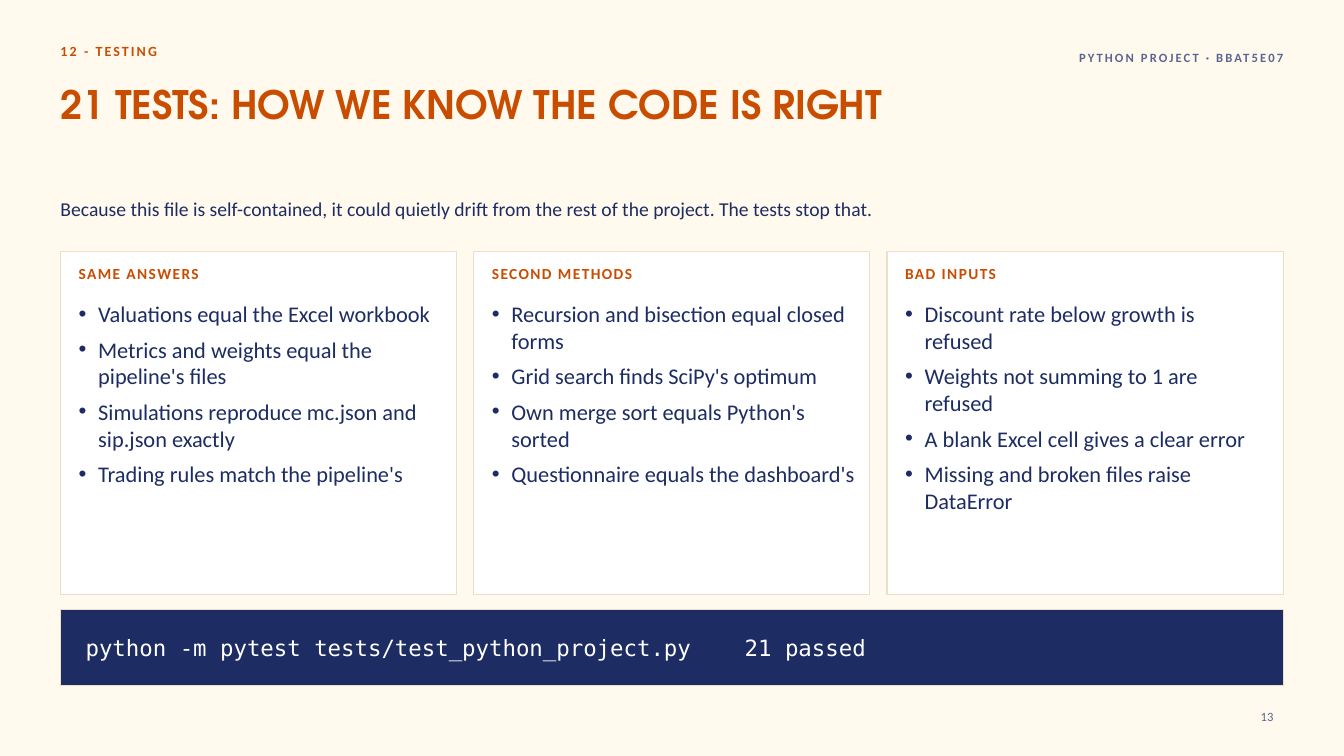
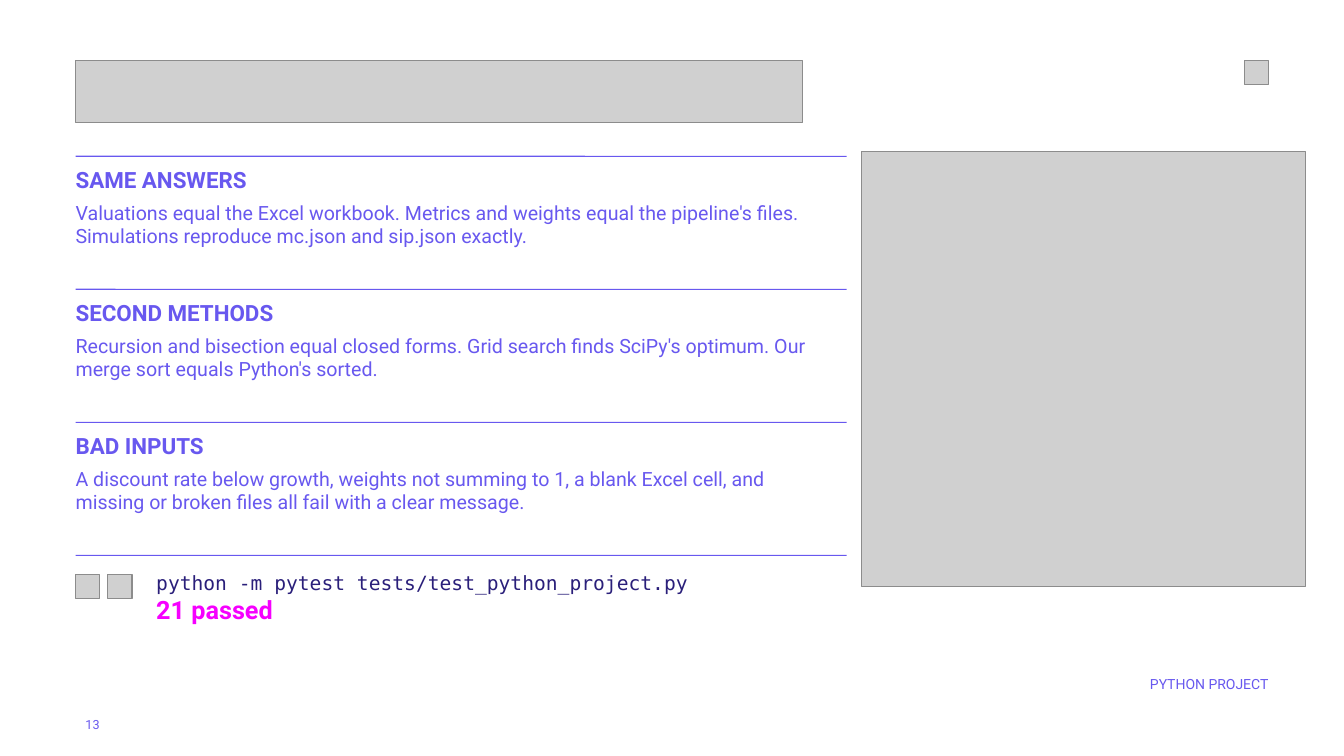
Before and after one commit to xXcromsom/sa-portfolio, a slide deck: slide 13 of deliverables/out/Python_Project_Deck.pptx. Drawn at 1344x756 pixels with LibreOffice and Linux fonts; fonts in the diff are those of the drawing; grey boxes stand for pictures; background and template pictures are left out. Boxes give left, top, right and bottom in pixels: in the first picture for what was removed or moved away, otherwise in the second. Text is boxed around its words. In the diff, an @@ line names an element or a change of style, - is before the commit and + after.

```diff
--- a/deliverables/out/Python_Project_Deck.pptx
+++ b/deliverables/out/Python_Project_Deck.pptx
@@ background #FFFAED to #FFFFFF @@
@@ text removed at <box>60,47,157,56</box> @@
-12 - TESTING
@@ title removed at <box>60,89,882,120</box> @@
-21 TESTS: HOW WE KNOW THE CODE IS RIGHT
@@ picture added at <box>76,60,803,123</box> @@
@@ picture added at <box>1244,60,1268,85</box> @@
@@ text "SAME ANSWERS": place and size @@
-text "SAME ANSWERS" at <box>79,269,198,279</box>
+text "SAME ANSWERS" at <box>76,172,247,188</box>
@@ line added from (76, 156) to (847, 156), #6858EF 0.75 pt @@
@@ picture added at <box>862,151,1306,587</box> @@
@@ text removed at <box>60,202,872,220</box> @@
-Because this file is self-contained, it could quietly drift from the rest of the project. The tests stop that.
@@ text at <box>76,205,798,247</box>: text changed; size 16 to 14 pt; font Calibri to Roboto; text colour #1D2C62 to #6858EF @@
-• Valuations equal the Excel workbook
-• Metrics and weights equal the pipeline's files
-• Simulations reproduce mc.json and sip.json exactly
-• Trading rules match the pipeline's
+Valuations equal the Excel workbook. Metrics and weights equal the pipeline's files. Simulations reproduce mc.json and sip.json exactly.
@@ rectangle removed at <box>60,252,457,595</box> @@
@@ rectangle removed at <box>474,252,870,595</box> @@
@@ rectangle removed at <box>887,252,1284,595</box> @@
@@ text "SECOND METHODS": place and size @@
-text "SECOND METHODS" at <box>492,269,632,279</box>
+text "SECOND METHODS" at <box>76,305,274,321</box>
@@ line added from (76, 289) to (847, 289), #6858EF 0.75 pt @@
@@ text removed at <box>925,306,1245,509</box> @@
-• Discount rate below growth is refused
-• Weights not summing to 1 are refused
-• A blank Excel cell gives a clear error
-• Missing and broken files raise DataError
@@ text at <box>76,338,805,380</box>: text changed; size 16 to 14 pt; font Calibri to Roboto; text colour #1D2C62 to #6858EF @@
-• Recursion and bisection equal closed forms
-• Grid search finds SciPy's optimum
-• Own merge sort equals Python's sorted
-• Questionnaire equals the dashboard's
+Recursion and bisection equal closed forms. Grid search finds SciPy's optimum. Our merge sort equals Python's sorted.
@@ size 11 to 16 pt, font Calibri to Roboto, text colour #C84D00 to #6858EF, letter spacing 1 to 0 pt in 3 elements at <box>76,305,274,321</box>, <box>76,172,247,188</box>, <box>76,438,204,454</box> @@
@@ text "BAD INPUTS": place and size @@
-text "BAD INPUTS" at <box>905,269,996,279</box>
+text "BAD INPUTS" at <box>76,438,204,454</box>
@@ line added from (76, 422) to (847, 422), #6858EF 0.75 pt @@
@@ text added at <box>76,471,765,513</box>, 14 pt, text #6858EF @@
+A discount rate below growth, weights not summing to 1, a blank Excel cell, and missing or broken files all fail with a clear message.
@@ line added from (76, 556) to (847, 556), #6858EF 0.75 pt @@
@@ picture added at <box>76,575,100,599</box> @@
@@ picture added at <box>108,575,132,599</box> @@
@@ text at <box>156,575,688,624</box>: text changed; size 16 to 14 pt; text colour #FFFFFF to #2A1F7A @@
-python -m pytest tests/test_python_project.py 21 passed
+python -m pytest tests/test_python_project.py
+21 passed
@@ text "python -m pytest tests/test_python_project.py" at <box>156,575,688,624</box>: vertical alignment middle to top @@
@@ rectangle removed at <box>60,610,1284,686</box> @@
@@ text at <box>1150,679,1269,689</box>: text changed; size 9 to 10 pt; font Calibri to Roboto; text colour #5A6590 to #6858EF; bold off @@
-PYTHON PROJECT · BBAT5E07
+PYTHON PROJECT
@@ page number: place and size @@
-page number at <box>1261,713,1274,721</box>
+page number at <box>85,720,99,729</box>
@@ page number at <box>85,720,99,729</box>: font Calibri to Roboto, text colour #5A6590 to #6858EF; alignment right to left @@
```
Also in this commit, not shown: 14 other slides changed, 1 slide added, 28 other files.
